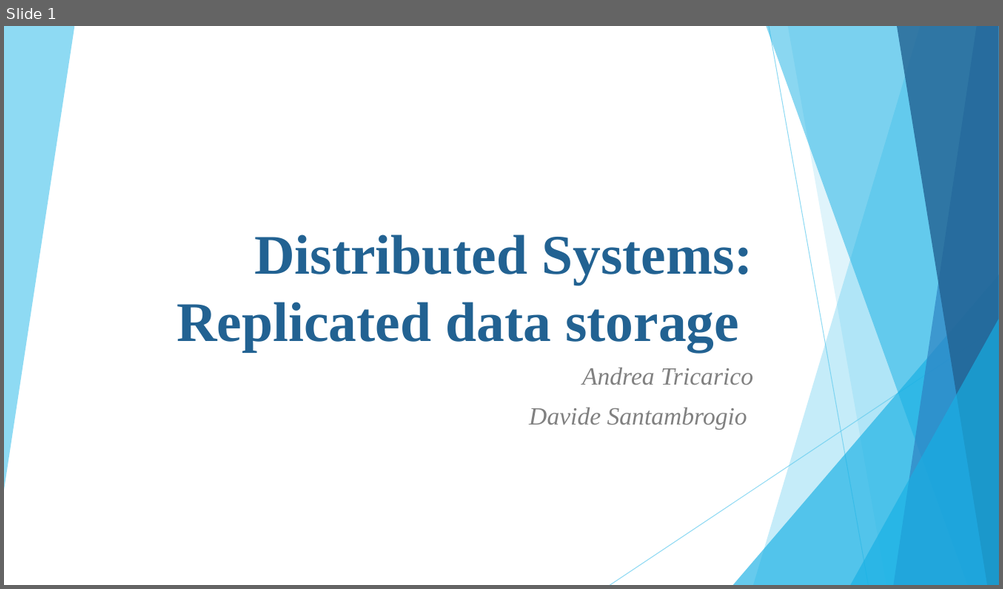
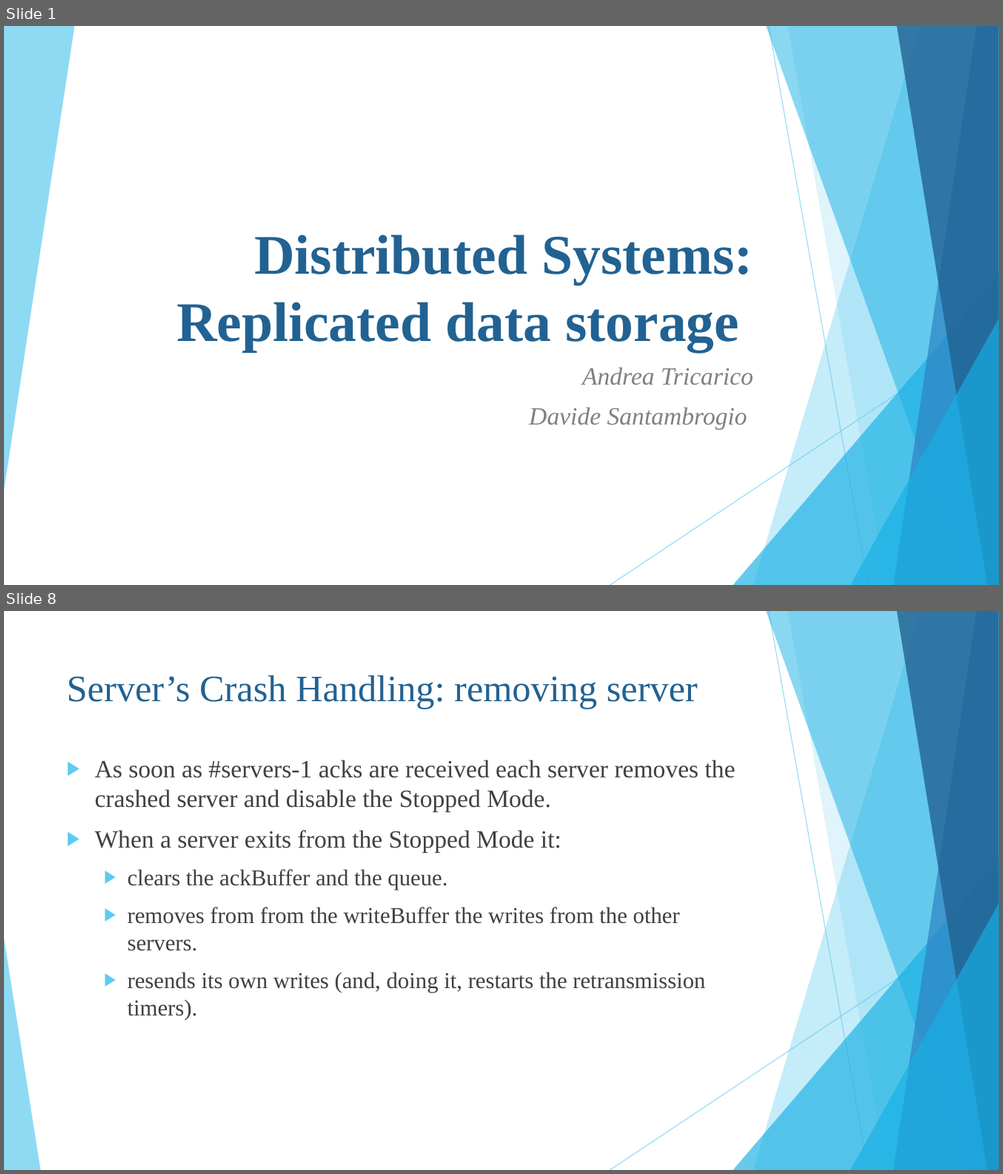
Before and after one commit to Trik17/DistSysPST, a slide deck: SlidesPresentation.pptx. Shown one above the other, each under a label of ours: slide 1 before the commit, slides 1 and 8 after it; the slides between them are not shown. The pictures are 1003x589 and 1003x1174 pixels, drawn with LibreOffice and Linux fonts; fonts in the diff are those of the drawing. Boxes give left, top, right and bottom in pixels: in the first picture for what was removed or moved away, otherwise in the second. Text is boxed around its words. In the diff, an @@ line names an element or a change of style, - is before the commit and + after.

```diff
--- a/SlidesPresentation.pptx
+++ b/SlidesPresentation.pptx
@@ slide 8 added at [4,611,999,1170], background #FFFFFF; not listed: 9 template elements that a slide beside it also shows @@
@@ title added at [67,675,697,709], 36 pt, text #226292 @@
+Server’s Crash Handling: removing server
@@ text added at [95,760,735,1020], 22 pt, text #404040 @@
+▶ As soon as #servers-1 acks are received each server removes the crashed server and disable the Stopped Mode.
+▶ When a server exits from the Stopped Mode it:
+  ▶ clears the ackBuffer and the queue.
+  ▶ removes from from the writeBuffer the writes from the other servers.
+  ▶ resends its own writes (and, doing it, restarts the retransmission timers).
@@ triangle added at [4,939,40,1170], fill #5FCBEF at 70% opacity @@
```
Also in this commit, not shown: 6 slides changed, 3 other slides added, 1 other file.
